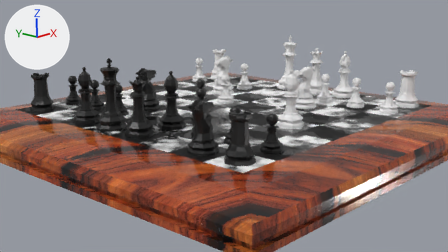
A saved change to the Blender file Chess Set/Models/ChessScene.blend.
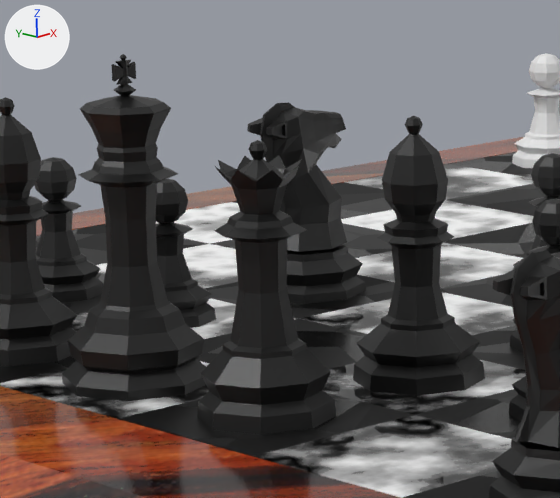
The first picture shows the older version from the file's camera 'Camera'. The close-ups show both versions on the part from 18% to 45% of the width and 18% to 60% of the height of that picture; other places that the commit changed are outside them. The axes (+X, +Y, +Z) are drawn at upper left. The lights are the same throughout.

Names of what the first close-up shows: 'Bishop 1 Black', 'Bishop 2 Black', 'Chess Board', 'King Black', 'Knight 1 Black', 'Knight 2 Black', 'Pawn 2 Black', 'Pawn 3 Black', 'Pawn 4 Black', 'Pawn 5 Black', 'Pawn 8 White', 'Queen Black'.
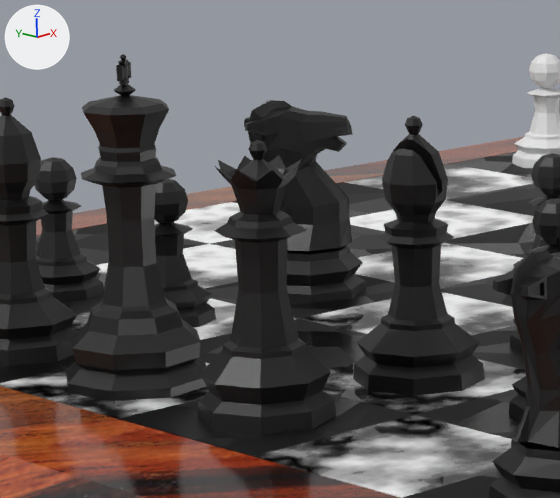
Changed parts and their boxes (x1, y1, x2, y2) in the close-ups (560 x 498 px):
'King Black', turned
    before: (62, 54, 206, 401)
    after: (66, 54, 206, 401)
'Bishop 2 Black', turned
    both: (353, 116, 485, 396)
'Knight 1 Black', turned
    before: (247, 102, 366, 304)
    after: (244, 100, 366, 304)

What the commit changed:
Object 'Bishop 2 Black' (ob_bishop_2_black) turns from (0, 0, 90) to (0, 0, 267) degrees about x, y and z.
Object 'King Black' (ob_king_black) turns from (0, 0, -180) to (0, 0, -147) degrees about x, y and z.
Object 'Knight 1 Black' (ob_knight_1_black) turns from (0, 0, -90) to (0, 0, -128) degrees about x, y and z.
